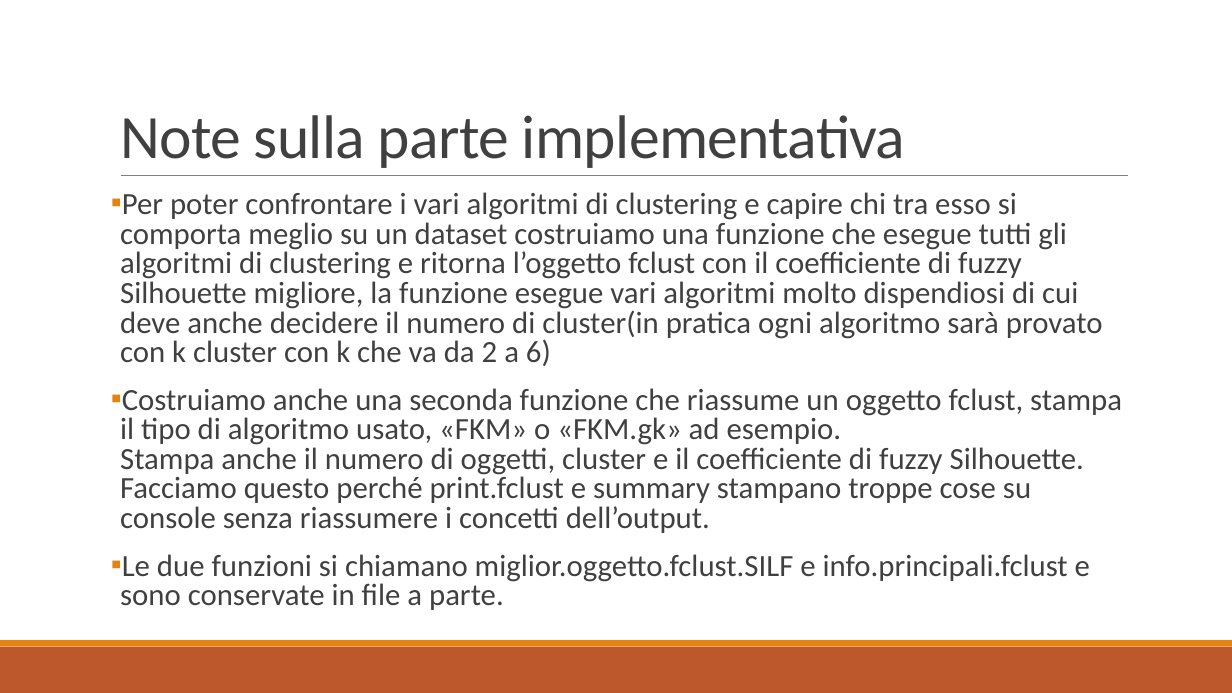
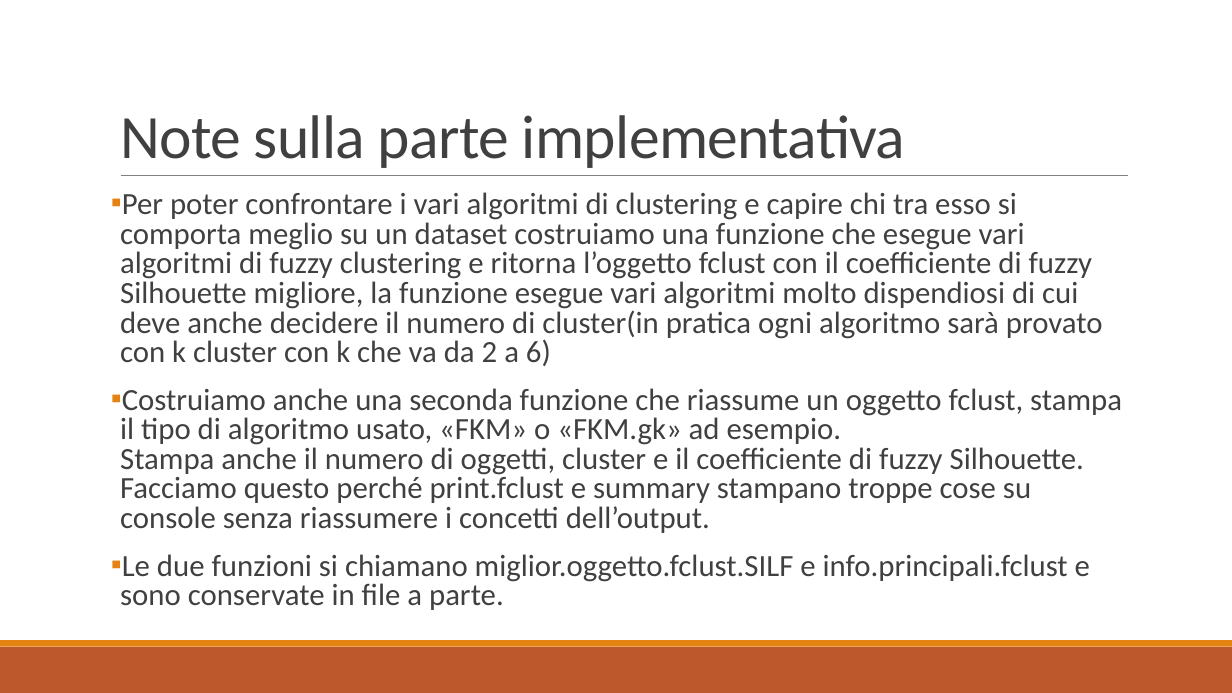
Before and after one commit to Gallo00/progettoDM, a slide deck: slide 37 of relazione.pptx. Drawn at 1232x693 pixels with LibreOffice and Linux fonts; fonts in the diff are those of the drawing. Boxes give left, top, right and bottom in pixels: in the first picture for what was removed or moved away, otherwise in the second. Text is boxed around its words. In the diff, an @@ line names an element or a change of style, - is before the commit and + after.

```diff
--- a/relazione.pptx
+++ b/relazione.pptx
@@ text at (x1=120, y1=192, x2=1103, y2=366): text changed @@
-▪ Per poter confrontare i vari algoritmi di clustering e capire chi tra esso si comporta meglio su un dataset costruiamo una funzione che esegue tutti gli algoritmi di clustering e ritorna l’oggetto fclust con il coefficiente di fuzzy Silhouette migliore, la funzione esegue vari algoritmi molto dispendiosi di cui deve anche decidere il numero di cluster(in pratica ogni algoritmo sarà provato con k cluster con k che va da 2 a 6)
+▪ Per poter confrontare i vari algoritmi di clustering e capire chi tra esso si comporta meglio su un dataset costruiamo una funzione che esegue vari algoritmi di fuzzy clustering e ritorna l’oggetto fclust con il coefficiente di fuzzy Silhouette migliore, la funzione esegue vari algoritmi molto dispendiosi di cui deve anche decidere il numero di cluster(in pratica ogni algoritmo sarà provato con k cluster con k che va da 2 a 6)
```
